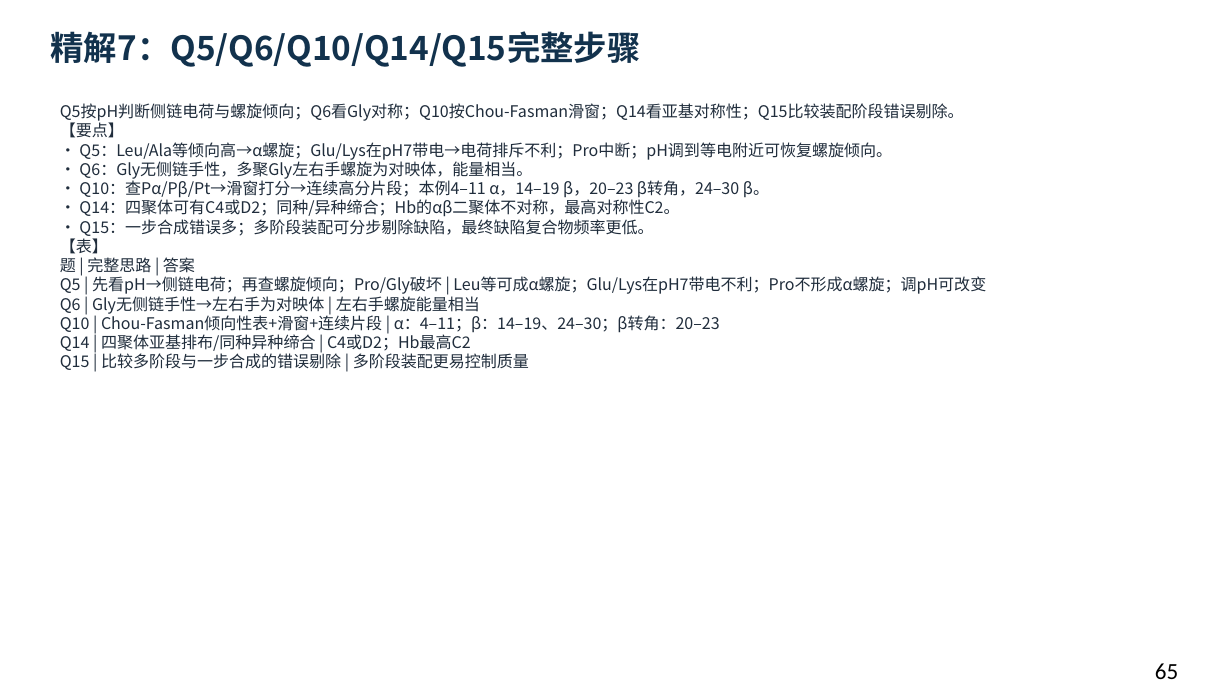
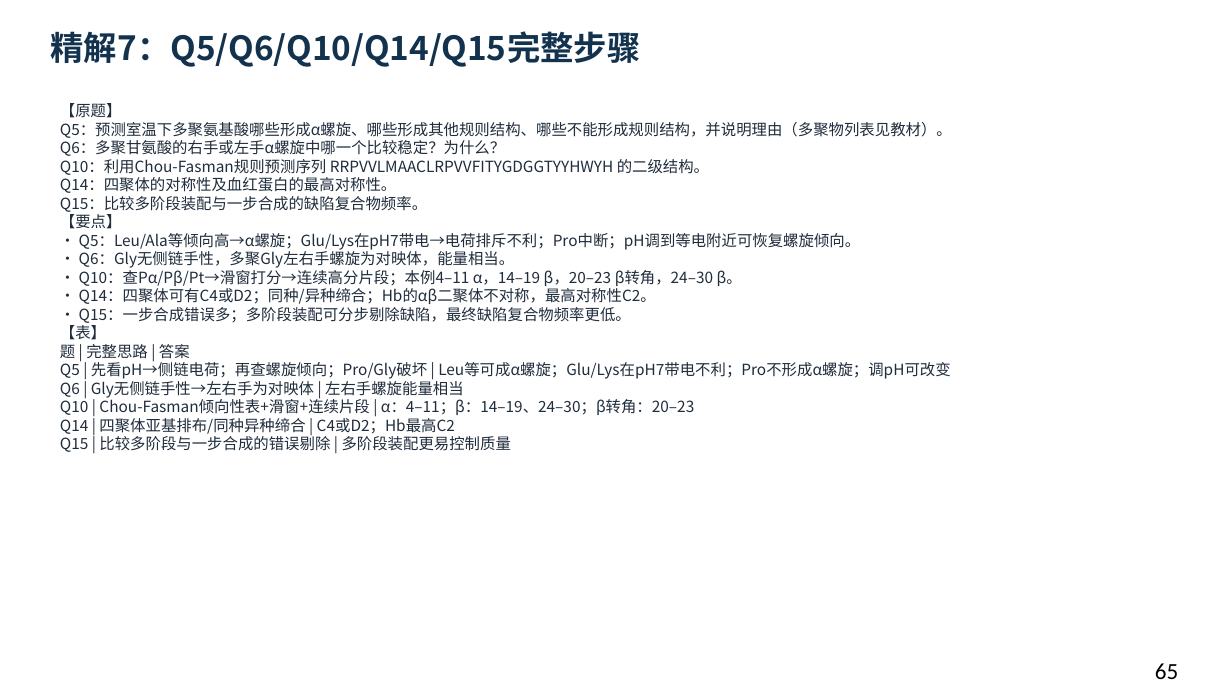
Before and after one commit to newkan-li/Biochemistry, a slide deck: slide 65 of downloads/bc03-ai-style.pptx. Drawn at 1232x693 pixels with LibreOffice and Linux fonts; fonts in the diff are those of the drawing. Boxes give left, top, right and bottom in pixels: in the first picture for what was removed or moved away, otherwise in the second. Text is boxed around its words. In the diff, an @@ line names an element or a change of style, - is before the commit and + after.

Commit message:
bc03课后习题精解补原题:Q1-Q15原文置于notes,精解与思路分开展示;下载版重生成;版本20261112h

```diff
--- a/downloads/bc03-ai-style.pptx
+++ b/downloads/bc03-ai-style.pptx
@@ text at bbox=[60, 103, 952, 452]: text changed; size 12.5 to 12 pt @@
-Q5按pH判断侧链电荷与螺旋倾向；Q6看Gly对称；Q10按Chou-Fasman滑窗；Q14看亚基对称性；Q15比较装配阶段错误剔除。
-【要点】
-• Q5：Leu/Ala等倾向高→α螺旋；Glu/Lys在pH7带电→电荷排斥不利；Pro中断；pH调到等电附近可恢复螺旋倾向。
-• Q6：Gly无侧链手性，多聚Gly左右手螺旋为对映体，能量相当。
-• Q10：查Pα/Pβ/Pt→滑窗打分→连续高分片段；本例4–11 α，14–19 β，20–23 β转角，24–30 β。
-• Q14：四聚体可有C4或D2；同种/异种缔合；Hb的αβ二聚体不对称，最高对称性C2。
-• Q15：一步合成错误多；多阶段装配可分步剔除缺陷，最终缺陷复合物频率更低。
-【表】
-题 | 完整思路 | 答案
-Q5 | 先看pH→侧链电荷；再查螺旋倾向；Pro/Gly破坏 | Leu等可成α螺旋；Glu/Lys在pH7带电不利；Pro不形成α螺旋；调pH可改变
-Q6 | Gly无侧链手性→左右手为对映体 | 左右手螺旋能量相当
-Q10 | Chou-Fasman倾向性表+滑窗+连续片段 | α：4–11；β：14–19、24–30；β转角：20–23
-Q14 | 四聚体亚基排布/同种异种缔合 | C4或D2；Hb最高C2
-Q15 | 比较多阶段与一步合成的错误剔除 | 多阶段装配更易控制质量
+【原题】
+Q5：预测室温下多聚氨基酸哪些形成α螺旋、哪些形成其他规则结构、哪些不能形成规则结构，并说明理由（多聚物列表见教材）。
+Q6：多聚甘氨酸的右手或左手α螺旋中哪一个比较稳定？为什么？
+Q10：利用Chou-Fasman规则预测序列 RRPVVLMAACLRPVVFITYGDGGTYYHWYH 的二级结构。
+Q14：四聚体的对称性及血红蛋白的最高对称性。
+Q15：比较多阶段装配与一步合成的缺陷复合物频率。
+【要点】
+• Q5：Leu/Ala等倾向高→α螺旋；Glu/Lys在pH7带电→电荷排斥不利；Pro中断；pH调到等电附近可恢复螺旋倾向。
+• Q6：Gly无侧链手性，多聚Gly左右手螺旋为对映体，能量相当。
+• Q10：查Pα/Pβ/Pt→滑窗打分→连续高分片段；本例4–11 α，14–19 β，20–23 β转角，24–30 β。
+• Q14：四聚体可有C4或D2；同种/异种缔合；Hb的αβ二聚体不对称，最高对称性C2。
+• Q15：一步合成错误多；多阶段装配可分步剔除缺陷，最终缺陷复合物频率更低。
+【表】
+题 | 完整思路 | 答案
+Q5 | 先看pH→侧链电荷；再查螺旋倾向；Pro/Gly破坏 | Leu等可成α螺旋；Glu/Lys在pH7带电不利；Pro不形成α螺旋；调pH可改变
+Q6 | Gly无侧链手性→左右手为对映体 | 左右手螺旋能量相当
+Q10 | Chou-Fasman倾向性表+滑窗+连续片段 | α：4–11；β：14–19、24–30；β转角：20–23
+Q14 | 四聚体亚基排布/同种异种缔合 | C4或D2；Hb最高C2
+Q15 | 比较多阶段与一步合成的错误剔除 | 多阶段装配更易控制质量
```
Also in this commit, not shown: 81 other slides changed, 5 other files.
